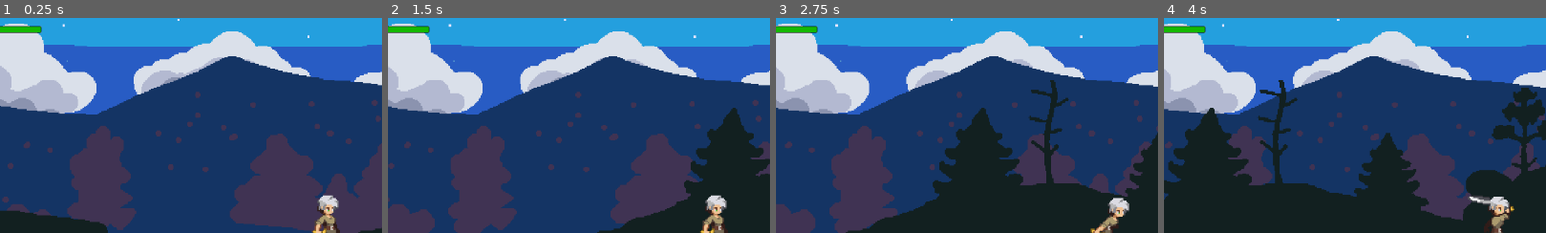
Above: before the commit, frames 1-4 (left to right).
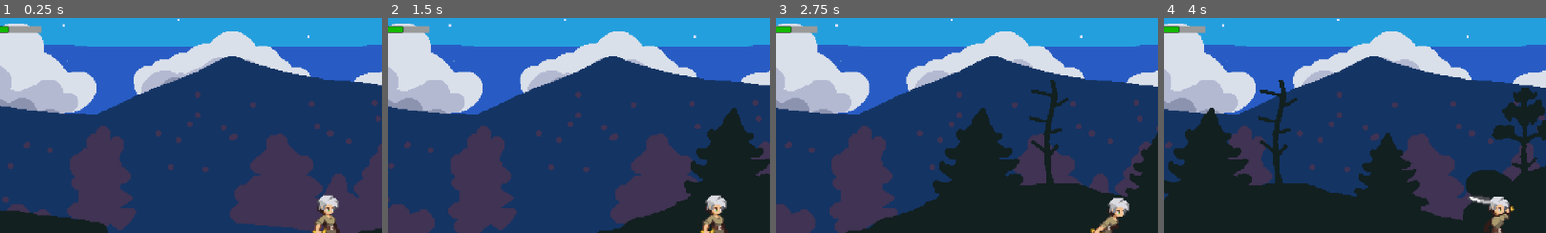
Above: after the commit, the same moments.

Repository: Rip50/RogueType
Game: Godot game, scene res://scenes/levels/level_night_forest.tscn
Two runs of this game, one before a commit and one after it. Both use one fixed random seed, a clock stepped at 60 frames per second and the inputs below.
Inputs:
- Up to frame 1 (0.25 s): no input
- Up to frame 2 (1.5 s): hold Right (move_right) 0.53-1.28 s; hold Space (attack) 0.53-1.28 s; tap Tab (pick_up) at 1.35 s
- Up to frame 3 (2.75 s): tap Enter at 2 s; hold Right (move_right) from 2.03 s (still down); hold Space (attack) from 2.03 s (still down)
- Up to frame 4 (4 s): release Space (attack) at 2.78 s; tap Tab (pick_up) at 2.85 s; release Right (move_right) at 3.53 s; hold Space (attack) from 3.53 s (still down)
The pictures show only the part of the screen within x 7-57%, y 1-51%; the shares and areas given below are measured in that part.

The runs differ from the first frame. In frame 1, 0.3% of the frame differs, in the area x 2-11%, y 3-8%; in frame 2, 0.3%; in frame 3, 0.3%; in frame 4, 0.3%.

Commit message:
Direct type casting approach to apply Stats changes from Item

Diff:
--- a/scenes/enemies/zombie.tscn
+++ b/scenes/enemies/zombie.tscn
@@ -272,6 +272,7 @@
 
 [node name="HealthStats" type="Node" parent="."]
 script = ExtResource("4_2epim")
+current_health = 100
 
 [node name="MovingStats" type="Node" parent="." node_paths=PackedStringArray("character")]
 script = ExtResource("5_lksno")
--- a/scenes/items/healing_potion.gd
+++ b/scenes/items/healing_potion.gd
@@ -4,10 +4,10 @@
 @export var heal_amount: int = 10
 
 
-# Called when the node enters the scene tree for the first time.
-func _ready() -> void:
-	pass # Replace with function body.
+func try_apply_for(stats: Stats) -> bool:
+	var health := stats as HealthStats
+	if health != null:
+		if health.try_heal(heal_amount):
+			return true
 
-
-func apply_to_health(health: HealthStats) -> void:
-	health.heal(heal_amount)
+	return false
--- a/scenes/items/item.gd
+++ b/scenes/items/item.gd
@@ -2,5 +2,5 @@
 extends Node2D
 
 
-func apply_to_health(_health: HealthStats) -> void:
-	pass
+func try_apply_for(_stats: Stats) -> bool:
+	return false
--- a/scenes/player.gd
+++ b/scenes/player.gd
@@ -140,7 +140,8 @@
 	var item = body as Item
 
 	if item != null:
-		item.apply_to_health(health_stats)
-		result = true
+		for stat in all_stats:
+			if item.try_apply_for(stat):
+				result = true
 
 	return result
--- a/scenes/player.tscn
+++ b/scenes/player.tscn
@@ -183,6 +183,7 @@
 
 [node name="HealthStats" type="Node" parent="."]
 script = ExtResource("6_bwcow")
+current_health = 50
 
 [node name="AnimatedSprite2D" type="AnimatedSprite2D" parent="."]
 sprite_frames = SubResource("SpriteFrames_jblid")
--- a/scenes/stats/health_stats.gd
+++ b/scenes/stats/health_stats.gd
@@ -2,15 +2,15 @@
 extends Stats
 
 @export var max_health: int = 100
-var current_health: int
+@export var current_health: int
 
 signal died
 signal health_changed(value: int)
 
 
-# Constructor with an option to set max health.
-func _init() -> void:
-	self.current_health = max_health
+func _ready() -> void:
+	# When entire scene is build we want to see actual health value
+	call_deferred("emit_signal", "health_changed", current_health)
 
 
 # Reduces current health by the damage amount. Ensures health does not drop below 0.
@@ -30,6 +30,14 @@
 	health_changed.emit(current_health)
 
 
+func try_heal(heal_amount: int) -> bool:
+	if current_health == max_health:
+		return false
+
+	heal(heal_amount)
+	return true
+
+
 # Returns true if current health is 0 or less, indicating the character is dead.
 func is_dead() -> bool:
 	return current_health <= 0
